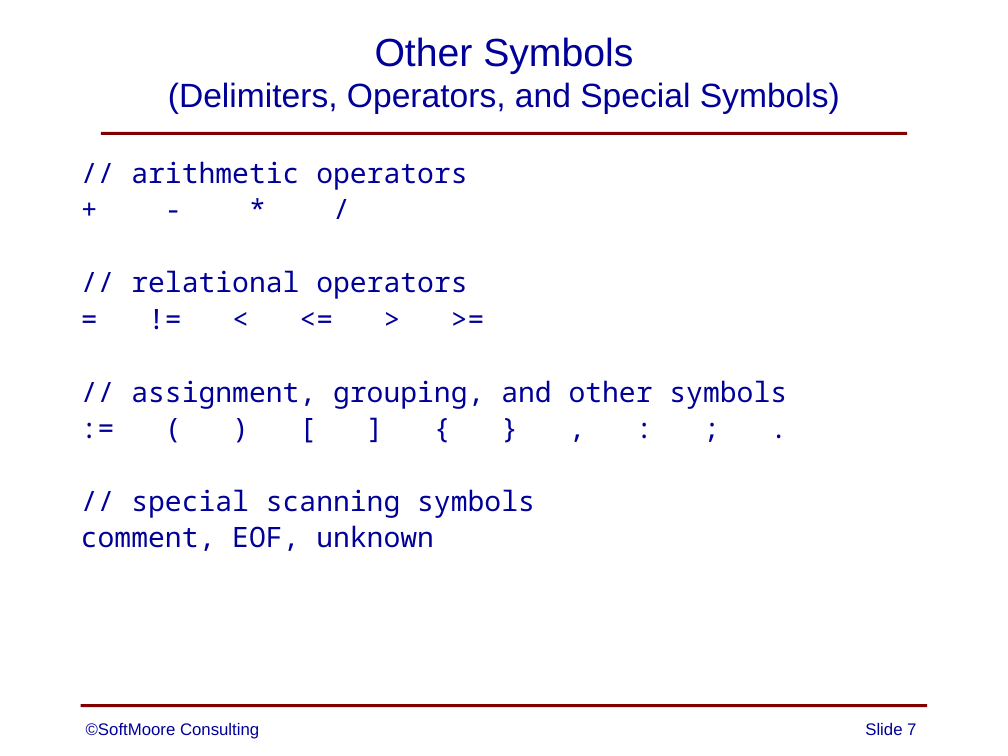
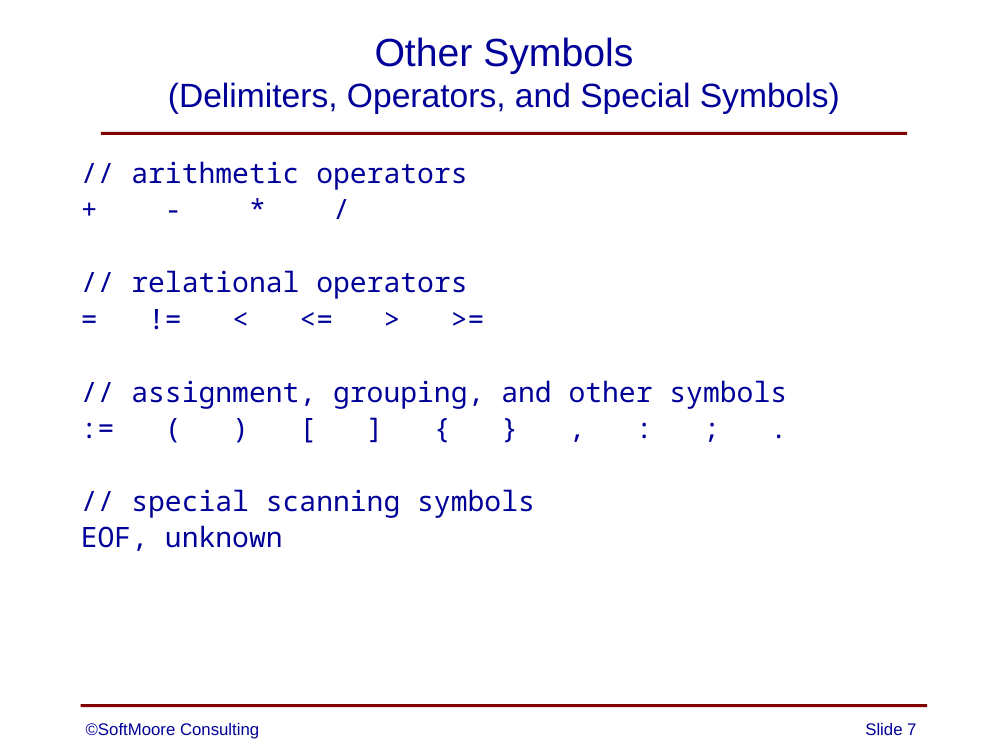
Before and after one commit to SoftMoore/CPRL-Kt-2nd, a slide deck: slide 7 of PowerPoints/04 - Definition of CPRL.pptx. Drawn at 1008x756 pixels with LibreOffice and Linux fonts; fonts in the diff are those of the drawing. Boxes give left, top, right and bottom in pixels: in the first picture for what was removed or moved away, otherwise in the second. Text is boxed around its words. In the diff, an @@ line names an element or a change of style, - is before the commit and + after.

Commit message:
minor edit to one PowerPoint slide

```diff
--- a/PowerPoints/04 - Definition of CPRL.pptx
+++ b/PowerPoints/04 - Definition of CPRL.pptx
@@ text at (81,525,283,551): text changed @@
-comment, EOF, unknown
+EOF, unknown
```
